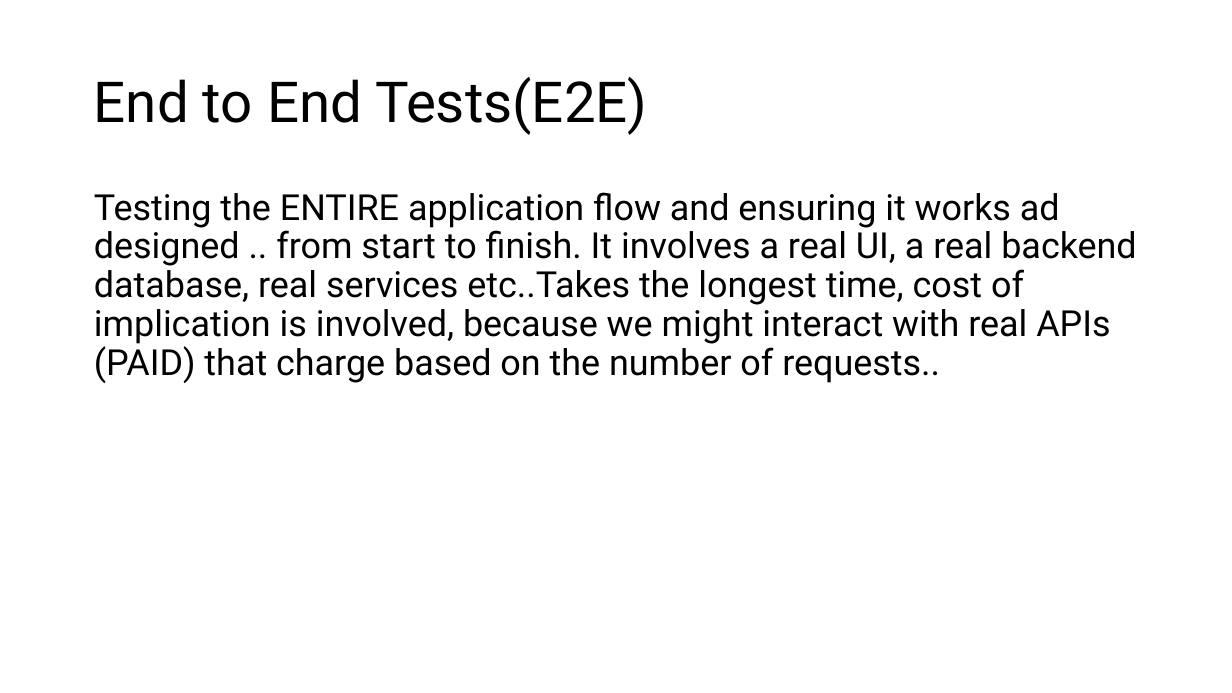
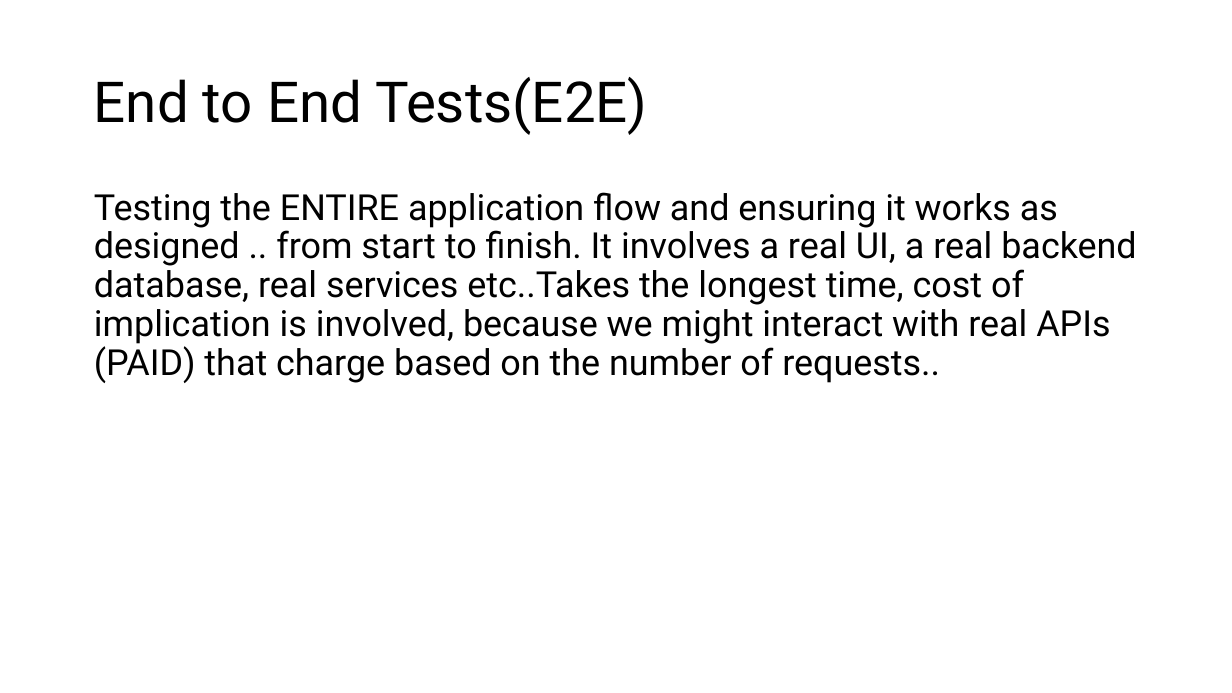
Before and after one commit to natiquekeyin/spring2024, a slide deck: slide 12 of JavaScript/Week13/Week13.pptx. Drawn at 1232x693 pixels with LibreOffice and Linux fonts; fonts in the diff are those of the drawing. Boxes give left, top, right and bottom in pixels: in the first picture for what was removed or moved away, otherwise in the second. Text is boxed around its words. In the diff, an @@ line names an element or a change of style, - is before the commit and + after.

```diff
--- a/JavaScript/Week13/Week13.pptx
+++ b/JavaScript/Week13/Week13.pptx
@@ text at bbox=[94, 192, 1136, 383]: text changed @@
-Testing the ENTIRE application flow and ensuring it works ad designed .. from start to finish. It involves a real UI, a real backend database, real services etc..Takes the longest time, cost of implication is involved, because we might interact with real APIs (PAID) that charge based on the number of requests..
+Testing the ENTIRE application flow and ensuring it works as designed .. from start to finish. It involves a real UI, a real backend database, real services etc..Takes the longest time, cost of implication is involved, because we might interact with real APIs (PAID) that charge based on the number of requests..
```
Also in this commit, not shown: 1 other slide changed, 22 other files.
